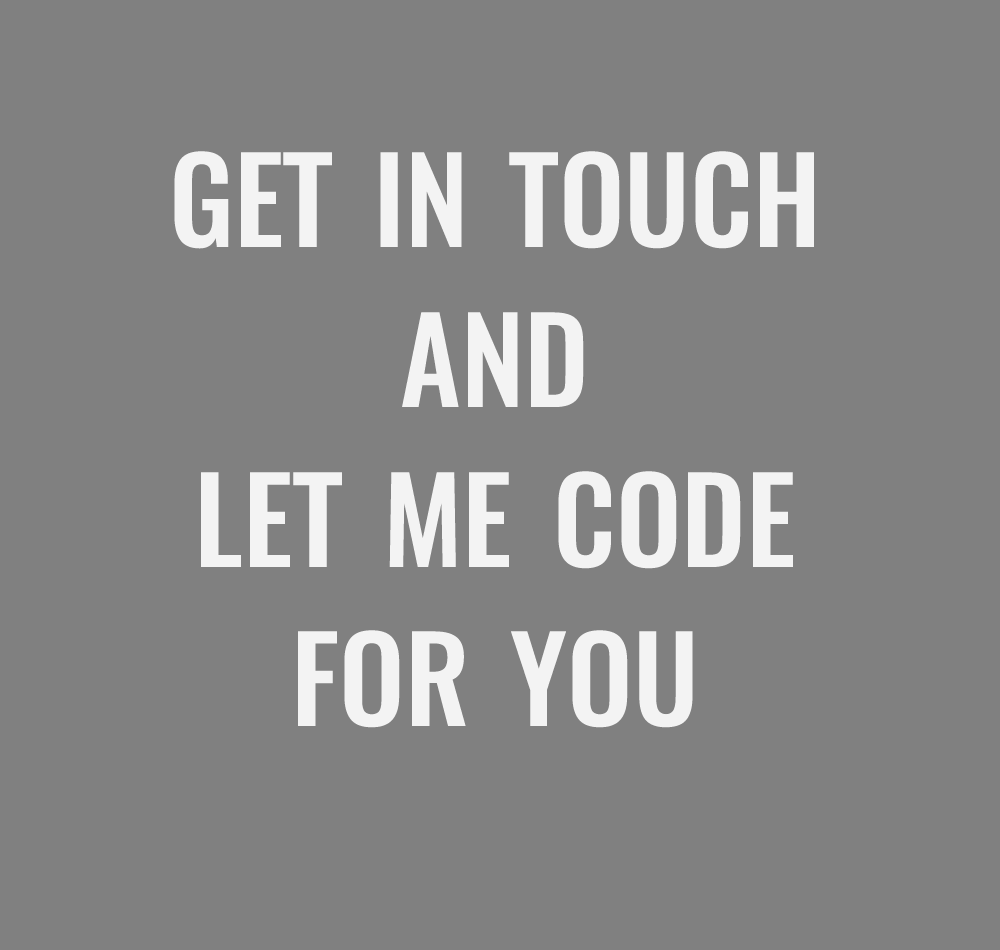
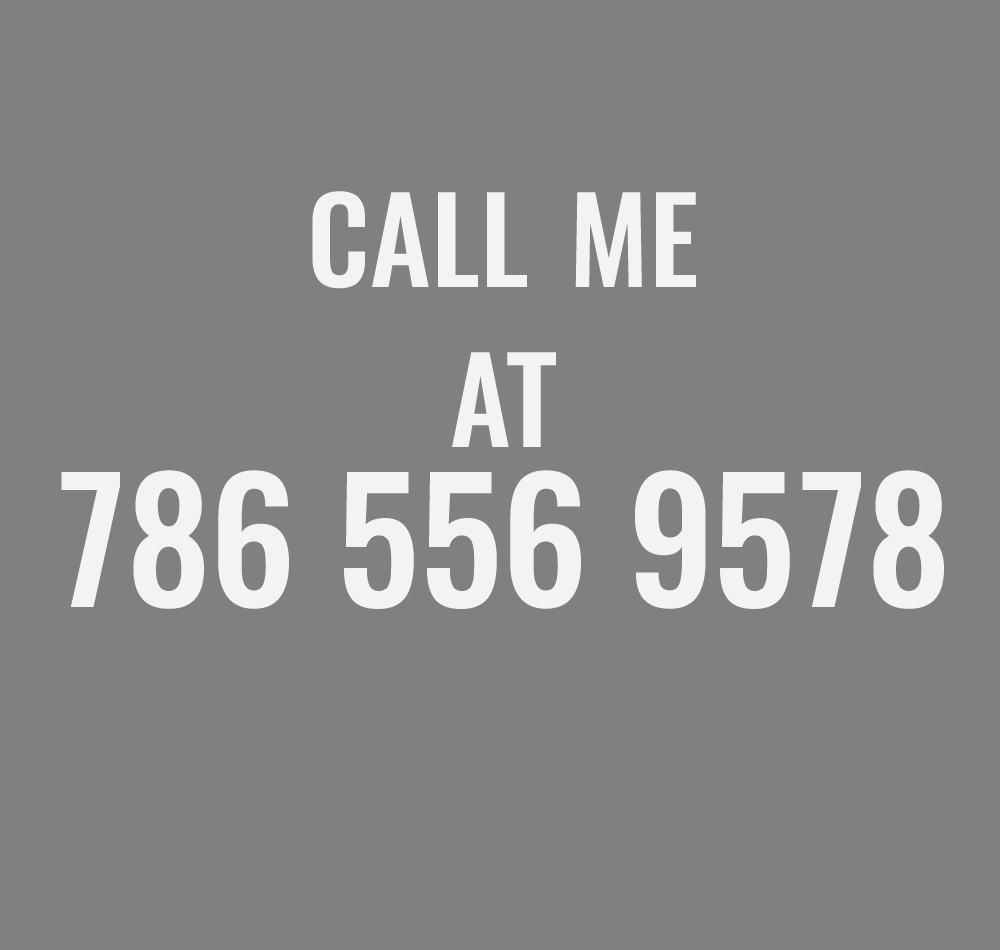
Comparing the layer stacks of the two 1000×950 images. Changes:
renamed "get in touch and let me code for you" to "call me at 786 556 9578", painted on it over [61, 151, 944, 728]
